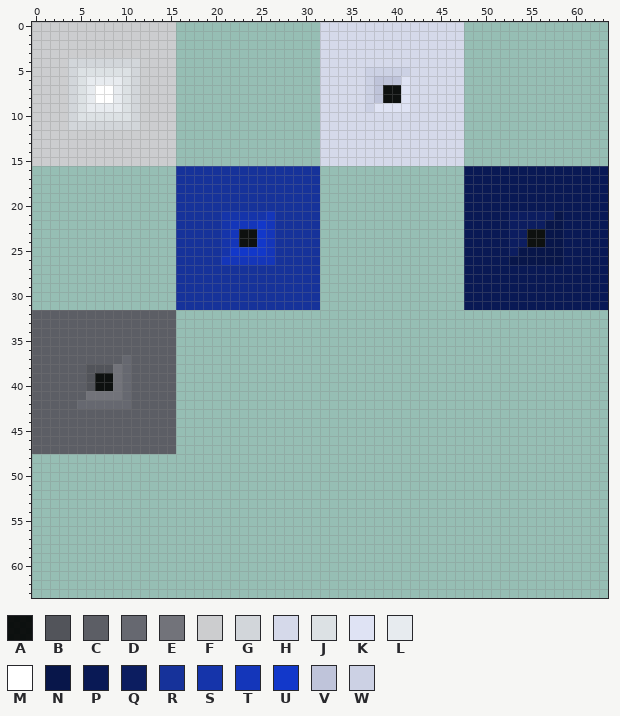
Edited in one commit: pixel-art sprite (Assets/Textures/Sprites/UI/Buttons.png). The picture above was drawn from the file before the commit.
The file is 64x64 pixels. Colours within 5 levels of each other are drawn and written as one.
Palette (. is transparent): A #000000e8  B #52545a  C #5c5e65  D #666870  E #72737a  F #cccdcf  G #d2d6da  H #d5d9ea  J #dce1e4  K #dfe3f4  L #e7ebef  M #ffffff  N #08164a  P #091955  Q #0c1d60  R #16329a  S #1534aa  T #1436ba  U #1238ca  V #bfc4da  W #ccd1e4
New version:
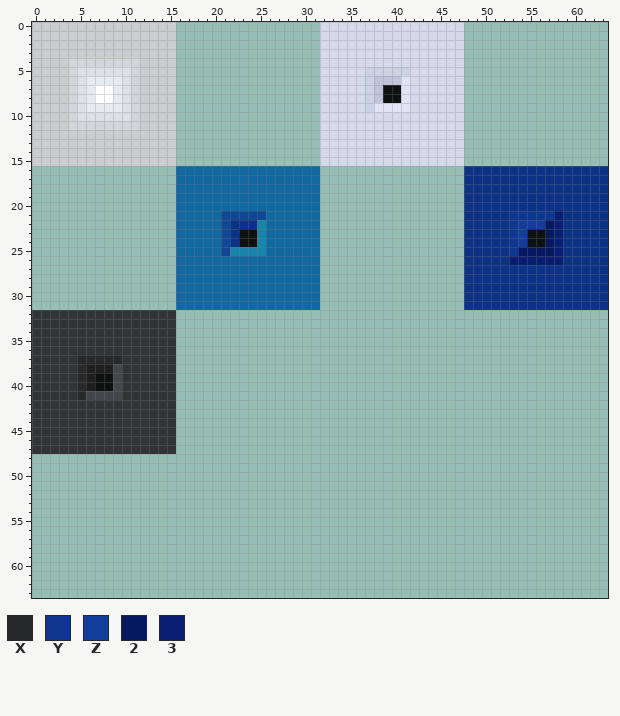
Colours new in this view: X #28292a  Y #0f378f  Z #133d9a  2 #051860  3 #081e70
Changes in this commit:
Colour B changes from #52545a to #1f1f20.
Colour C changes from #5c5e65 to #323335.
Colour E changes from #72737a to #44464a.
Colour P changes from #091955 to #0c3285.
Colour R changes from #16329a to #1268a1.
Colour S changes from #1534aa to #104895.
Colour U changes from #1238ca to #1884aa.
The author changed colour N to colour 2 in rows 22 to 24 at x 57; in row 25 at x 54 to 57.
The author changed colour N to colour 3 in rows 21 to 25 at x 58; in row 26 at x 53 to 58.
The author changed colour D to colour C in rows 37 to 41 at x 10; in row 42 at x 5 to 10.
The author changed colour T to colour P in row 22 at x 22 to 24; in rows 23 to 24 at x 22.
The author changed colour T to colour R in rows 21 to 25 at x 26; in row 26 at x 21 to 26.
The author changed colour C to colour X in row 37 at x 5 to 9; in rows 38 to 41 at x 5.
The author changed colour Q to colour Y in row 21 at x 53 to 57; in rows 22 to 25 at x 53.
The author changed colour Q to colour Z in row 22 at x 54 to 56; in rows 23 to 24 at x 54.
